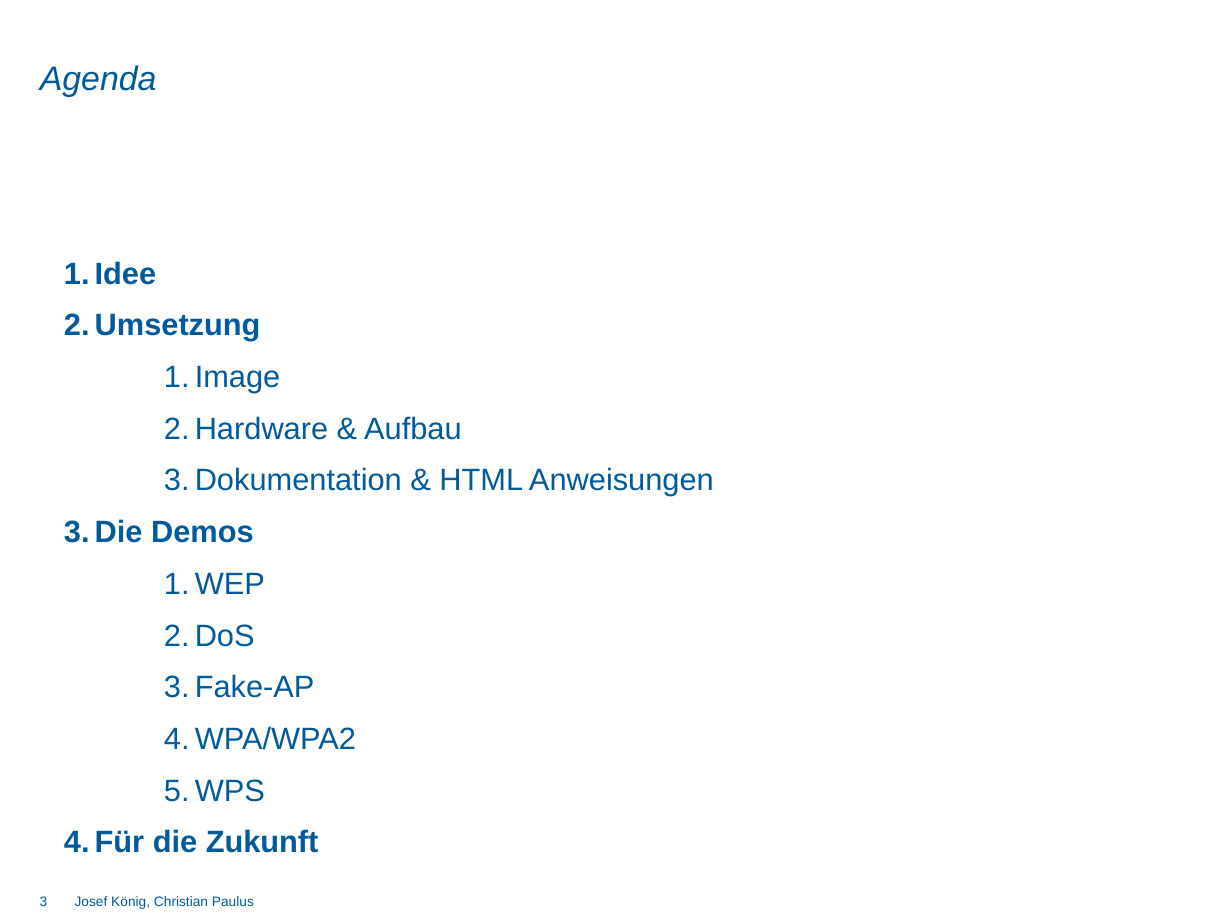
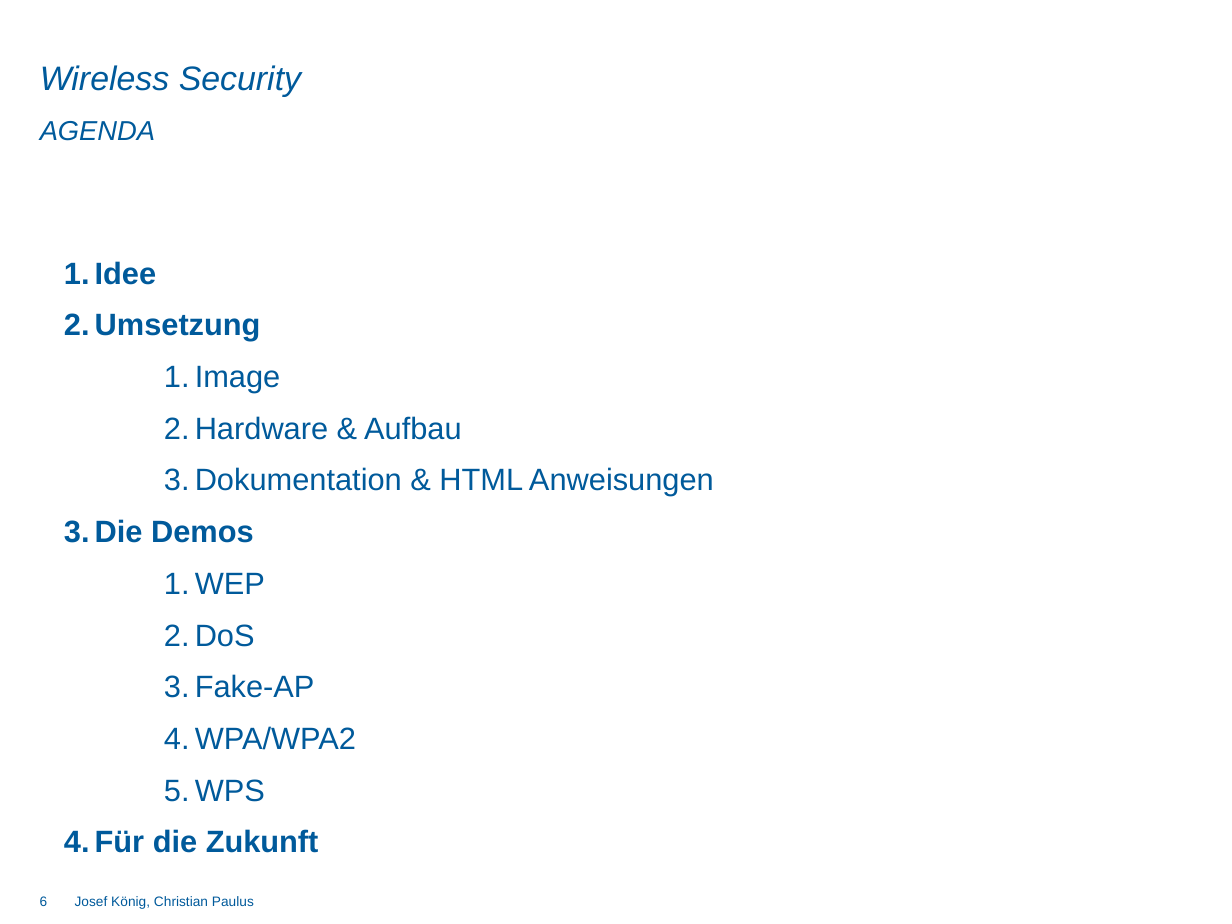
Before and after one commit to DominikSchlecht/masterProjWS15, a slide deck: slide 6 of Praesentation/Abschlusspräsentation/Endpräsentation_Gesamt.pptx (slide 3 before the commit). Drawn at 1232x924 pixels with LibreOffice and Linux fonts; fonts in the diff are those of the drawing; background and template pictures are left out. Boxes give left, top, right and bottom in pixels: in the first picture for what was removed or moved away, otherwise in the second. Text is boxed around its words. In the diff, an @@ line names an element or a change of style, - is before the commit and + after.

```diff
--- a/Praesentation/Abschlusspräsentation/Endpräsentation_Gesamt.pptx
+++ b/Praesentation/Abschlusspräsentation/Endpräsentation_Gesamt.pptx
@@ title at (40, 65, 301, 97): text changed @@
-Agenda
+Wireless Security
@@ subtitle added at (40, 121, 155, 141), 16 pt, text #005A9B, italic @@
+AGENDA
@@ page number at (40, 896, 48, 906): text changed @@
-3
+6
```
Also in this commit, not shown: 17 other slides changed, 4 slides added, 1 other file.
